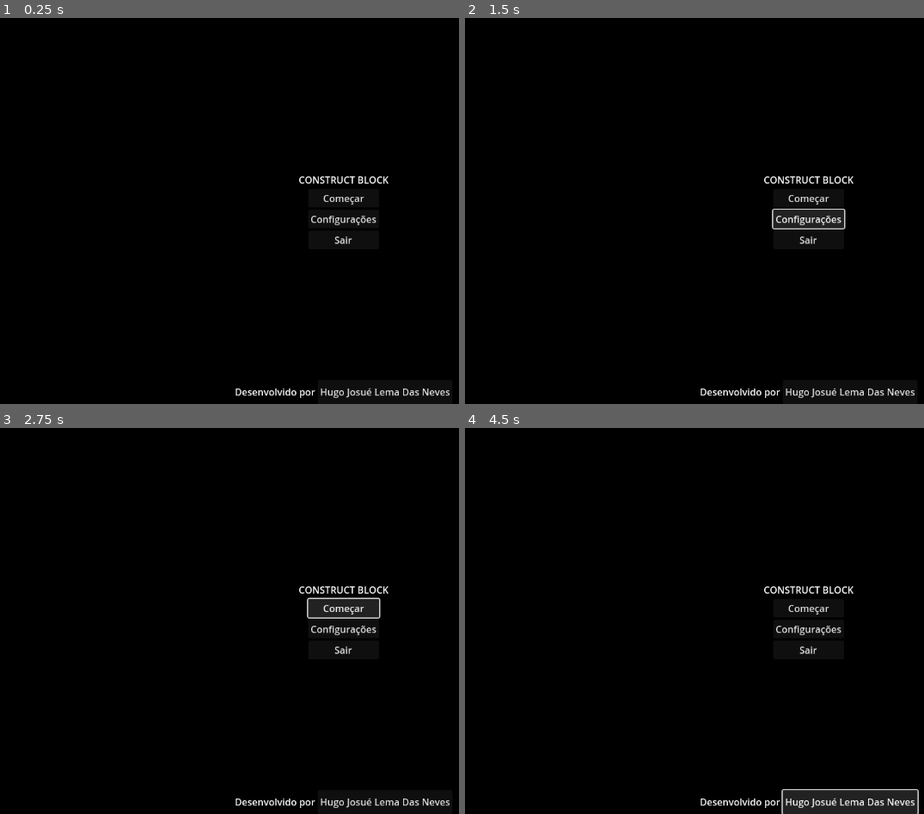
Above: before the commit, frames 1-4 (two rows, left to right).
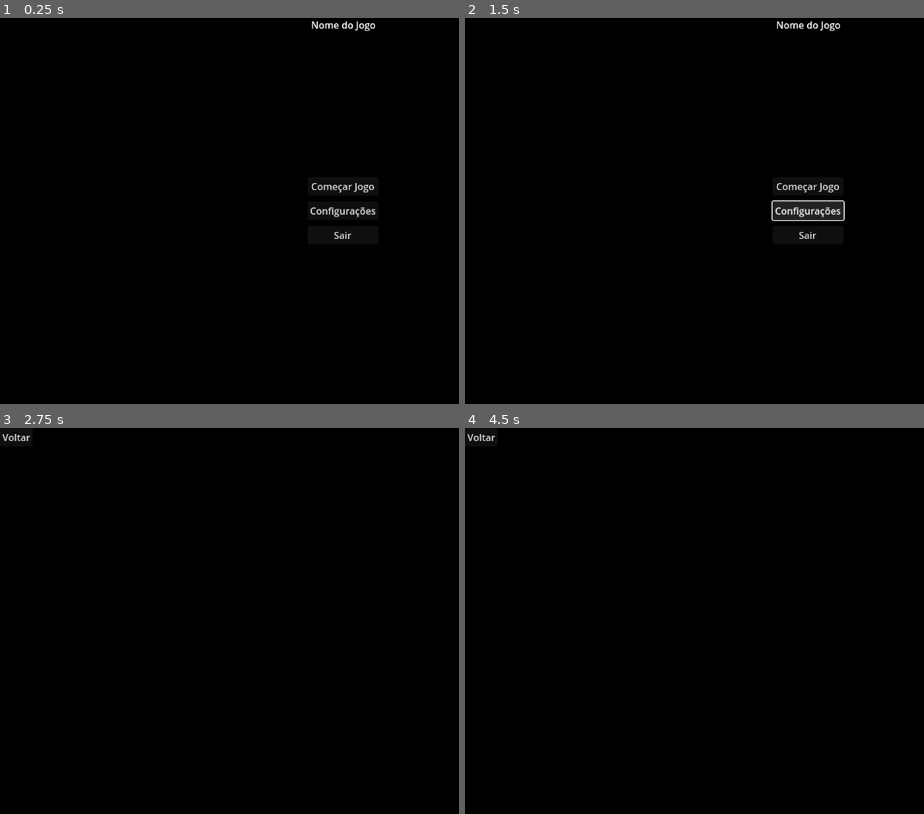
Above: after the commit, the same moments.

Repository: MusgoNato/TCC
Game: Godot game, scene res://Interfaces/Menu_inicial/menu.tscn
Two runs of this game, one before a commit and one after it. Both use one fixed random seed, a clock stepped at 60 frames per second and the inputs below. Before the commit the project starts from res://Inicio/menu.tscn.
Inputs (mouse positions are in pixels of both pictures, inside the frame that each line leads up to):
- Up to frame 1 (0.25 s): no input
- Up to frame 2 (1.5 s): click (850, 392) at 0.5 s, where only the run before the commit has a clickable "Hugo Josué Lema Das Neves"; click "Configurações" at 1.25 s
- Up to frame 3 (2.75 s): click "Começar" (after the commit: "Começar Jogo") at 2 s
- Up to frame 4 (4.5 s): click (483, 435) at 2.75 s, where only the run after the commit has a clickable "Voltar"; click "Começar" (after the commit: "Começar Jogo") at 3.5 s; click (850, 802) at 4.25 s, where only the run before the commit has a clickable "Hugo Josué Lema Das Neves"

The runs differ from the first frame. In frame 1, 1.6% of the frame differs, in the area x 51-98%, y 0-99%; in frame 2, 1.9%; in frame 3, 1.9%; in frame 4, 2.7%, in the area x 0-99%, y 1-100%.

Commit message:
Linkando interfaces com botões

Diff:
--- a/tcc/Inicio/menu.tscn
+++ /dev/null
@@ -1,83 +0,0 @@
-[gd_scene load_steps=2 format=3 uid="uid://dskfafe1j24gy"]
-
-[ext_resource type="Script" path="res://Inicio/saida.gd" id="1_gatin"]
-
-[node name="Interface_inicial" type="Control"]
-layout_mode = 3
-anchors_preset = 15
-anchor_right = 1.0
-anchor_bottom = 1.0
-grow_horizontal = 2
-grow_vertical = 2
-size_flags_horizontal = 0
-size_flags_vertical = 4
-
-[node name="Fundo_interface_inicial" type="ColorRect" parent="."]
-layout_mode = 1
-anchors_preset = 15
-anchor_right = 1.0
-anchor_bottom = 1.0
-grow_horizontal = 2
-grow_vertical = 2
-scale = Vector2(28.7528, 16.1802)
-color = Color(0, 0, 0, 1)
-
-[node name="Area_info_desenvolvedor" type="HBoxContainer" parent="."]
-layout_mode = 1
-anchors_preset = 7
-anchor_left = 0.5
-anchor_top = 1.0
-anchor_right = 0.5
-anchor_bottom = 1.0
-offset_left = -182.5
-offset_top = -40.0
-offset_right = 182.5
-grow_horizontal = 2
-grow_vertical = 0
-
-[node name="Label" type="Label" parent="Area_info_desenvolvedor"]
-layout_mode = 2
-text = "Desenvolvido por"
-
-[node name="Button" type="Button" parent="Area_info_desenvolvedor"]
-layout_mode = 2
-text = "Hugo Josué Lema Das Neves"
-
-[node name="Area_botoes_principais" type="VBoxContainer" parent="."]
-layout_mode = 1
-anchors_preset = 8
-anchor_left = 0.5
-anchor_top = 0.5
-anchor_right = 0.5
-anchor_bottom = 0.5
-offset_left = -54.0
-offset_top = -11.5
-offset_right = 54.0
-offset_bottom = 11.5
-grow_horizontal = 2
-grow_vertical = 2
-
-[node name="Label" type="Label" parent="Area_botoes_principais"]
-layout_mode = 2
-text = "Construct Block"
-uppercase = true
-
-[node name="HBoxContainer" type="HBoxContainer" parent="Area_botoes_principais"]
-layout_mode = 2
-alignment = 1
-
-[node name="VBoxContainer" type="VBoxContainer" parent="Area_botoes_principais/HBoxContainer"]
-layout_mode = 2
-
-[node name="play" type="Button" parent="Area_botoes_principais/HBoxContainer/VBoxContainer"]
-layout_mode = 2
-text = "Começar"
-
-[node name="config" type="Button" parent="Area_botoes_principais/HBoxContainer/VBoxContainer"]
-layout_mode = 2
-text = "Configurações"
-
-[node name="saida" type="Button" parent="Area_botoes_principais/HBoxContainer/VBoxContainer"]
-layout_mode = 2
-text = "Sair"
-script = ExtResource("1_gatin")
--- a/tcc/Inicio/saida.gd
+++ /dev/null
@@ -1,4 +0,0 @@
-extends Control
-
-func _on_Button_pressed() -> void:
-	get_tree().quit()  # Fecha o jogo
--- /dev/null
+++ b/tcc/Interfaces/Menu_fases/View_fases.tscn
@@ -0,0 +1,48 @@
+[gd_scene load_steps=3 format=3 uid="uid://c57qcdq27nifu"]
+
+[ext_resource type="Script" path="res://Interfaces/Menu_fases/scripts_menu_fases/view_fases.gd" id="1_f16q7"]
+
+[sub_resource type="ViewportTexture" id="ViewportTexture_tn05k"]
+
+[node name="ViewFases" type="Control"]
+layout_mode = 3
+anchors_preset = 15
+anchor_right = 1.0
+anchor_bottom = 1.0
+grow_horizontal = 2
+grow_vertical = 2
+script = ExtResource("1_f16q7")
+
+[node name="TextureRect" type="TextureRect" parent="."]
+self_modulate = Color(0, 0, 0, 1)
+layout_mode = 1
+anchors_preset = 15
+anchor_right = 1.0
+anchor_bottom = 1.0
+grow_horizontal = 2
+grow_vertical = 2
+texture = SubResource("ViewportTexture_tn05k")
+expand_mode = 2
+
+[node name="BoxContainer" type="MarginContainer" parent="TextureRect"]
+layout_mode = 1
+anchors_preset = 15
+anchor_right = 1.0
+anchor_bottom = 1.0
+grow_horizontal = 2
+grow_vertical = 2
+
+[node name="HBoxContainer" type="HBoxContainer" parent="TextureRect/BoxContainer"]
+layout_mode = 2
+size_flags_horizontal = 0
+
+[node name="VBoxContainer" type="VBoxContainer" parent="TextureRect/BoxContainer/HBoxContainer"]
+layout_mode = 2
+size_flags_horizontal = 0
+size_flags_vertical = 0
+
+[node name="Label" type="Button" parent="TextureRect/BoxContainer/HBoxContainer/VBoxContainer"]
+layout_mode = 2
+text = "Voltar"
+
+[connection signal="pressed" from="TextureRect/BoxContainer/HBoxContainer/VBoxContainer/Label" to="." method="_on_label_pressed"]
--- /dev/null
+++ b/tcc/Interfaces/Menu_fases/scripts_menu_fases/view_fases.gd
@@ -0,0 +1,5 @@
+extends Control
+
+# Volta ao menu inicial
+func _on_label_pressed() -> void:
+	get_tree().change_scene_to_file("res://Interfaces/Menu_inicial/menu.tscn")
--- /dev/null
+++ b/tcc/Interfaces/Menu_inicial/menu.tscn
@@ -0,0 +1,78 @@
+[gd_scene load_steps=3 format=3 uid="uid://dskfafe1j24gy"]
+
+[ext_resource type="Script" path="res://Interfaces/Menu_inicial/scripts_interface_inicial/menu_inicial.gd" id="1_5euyt"]
+
+[sub_resource type="ViewportTexture" id="ViewportTexture_d1bn2"]
+
+[node name="Interface_Inicial" type="Control"]
+layout_mode = 3
+anchors_preset = 15
+anchor_right = 1.0
+anchor_bottom = 1.0
+grow_horizontal = 2
+grow_vertical = 2
+script = ExtResource("1_5euyt")
+
+[node name="background_interface" type="TextureRect" parent="."]
+modulate = Color(0, 0, 0, 1)
+layout_mode = 2
+offset_right = 1152.0
+offset_bottom = 648.0
+texture = SubResource("ViewportTexture_d1bn2")
+expand_mode = 2
+
+[node name="MarginContainer" type="MarginContainer" parent="."]
+layout_mode = 1
+anchors_preset = 15
+anchor_right = 1.0
+anchor_bottom = 1.0
+grow_horizontal = 2
+grow_vertical = 2
+theme_override_constants/margin_top = 20
+theme_override_constants/margin_bottom = 20
+
+[node name="VBoxContainer" type="HBoxContainer" parent="MarginContainer"]
+layout_mode = 2
+size_flags_horizontal = 4
+
+[node name="VBoxContainer" type="VBoxContainer" parent="MarginContainer/VBoxContainer"]
+layout_mode = 2
+size_flags_horizontal = 6
+size_flags_vertical = 4
+theme_override_constants/separation = 10
+
+[node name="play" type="Button" parent="MarginContainer/VBoxContainer/VBoxContainer"]
+layout_mode = 2
+text = "Começar Jogo"
+
+[node name="config" type="Button" parent="MarginContainer/VBoxContainer/VBoxContainer"]
+layout_mode = 2
+text = "Configurações"
+
+[node name="quit" type="Button" parent="MarginContainer/VBoxContainer/VBoxContainer"]
+layout_mode = 2
+text = "Sair"
+
+[node name="HBoxContainer" type="HBoxContainer" parent="."]
+layout_mode = 1
+anchors_preset = 5
+anchor_left = 0.5
+anchor_right = 0.5
+offset_left = -54.5
+offset_right = 54.5
+offset_bottom = 23.0
+grow_horizontal = 2
+size_flags_horizontal = 4
+
+[node name="VBoxContainer" type="VBoxContainer" parent="HBoxContainer"]
+layout_mode = 2
+size_flags_vertical = 4
+
+[node name="nome_jogo" type="Label" parent="HBoxContainer/VBoxContainer"]
+layout_mode = 2
+size_flags_horizontal = 4
+text = "Nome do Jogo"
+
+[connection signal="pressed" from="MarginContainer/VBoxContainer/VBoxContainer/play" to="." method="_on_play_pressed"]
+[connection signal="pressed" from="MarginContainer/VBoxContainer/VBoxContainer/config" to="." method="_on_config_pressed"]
+[connection signal="pressed" from="MarginContainer/VBoxContainer/VBoxContainer/quit" to="." method="_on_quit_pressed"]
--- /dev/null
+++ b/tcc/Interfaces/Menu_inicial/scripts_interface_inicial/menu_inicial.gd
@@ -0,0 +1,12 @@
+extends Control
+
+# Comandos para quando os botões forem presisonados (começar jogo, configurações e saida do jogo)
+func _on_play_pressed() -> void:
+	get_tree().change_scene_to_file("res://Interfaces/Menu_fases/View_fases.tscn")
+
+func _on_config_pressed() -> void:
+	pass # Replace with function body.
+
+
+func _on_quit_pressed() -> void:
+	get_tree().quit()
--- a/tcc/project.godot
+++ b/tcc/project.godot
@@ -11,6 +11,6 @@
 [application]
 
 config/name="tcc"
-run/main_scene="res://Inicio/menu.tscn"
+run/main_scene="res://Interfaces/Menu_inicial/menu.tscn"
 config/features=PackedStringArray("4.3", "Forward Plus")
 config/icon="res://icon.svg"
Not shown, added: tcc/Interfaces/Menu_inicial/men1AF3.tmp
Not shown, added: tcc/Interfaces/Menu_inicial/men2FA6.tmp
Not shown, added: tcc/Interfaces/Menu_inicial/men5B89.tmp
Not shown, added: tcc/Interfaces/Menu_inicial/men771B.tmp
Not shown, added: tcc/Interfaces/Menu_inicial/men80CB.tmp
Not shown, added: tcc/Interfaces/Menu_inicial/men859C.tmp
Not shown, added: tcc/Interfaces/Menu_inicial/menAC32.tmp
Not shown, added: tcc/Interfaces/Menu_inicial/menB1C0.tmp
Not shown, added: tcc/Interfaces/Menu_inicial/menBA3.tmp
